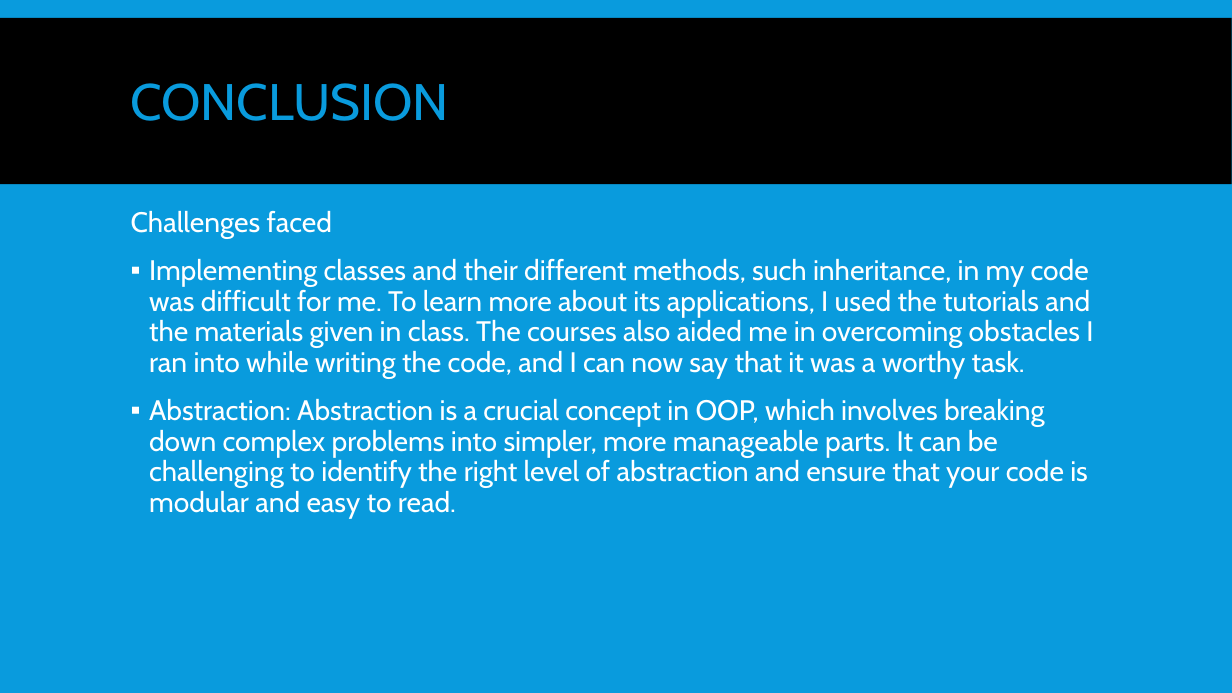
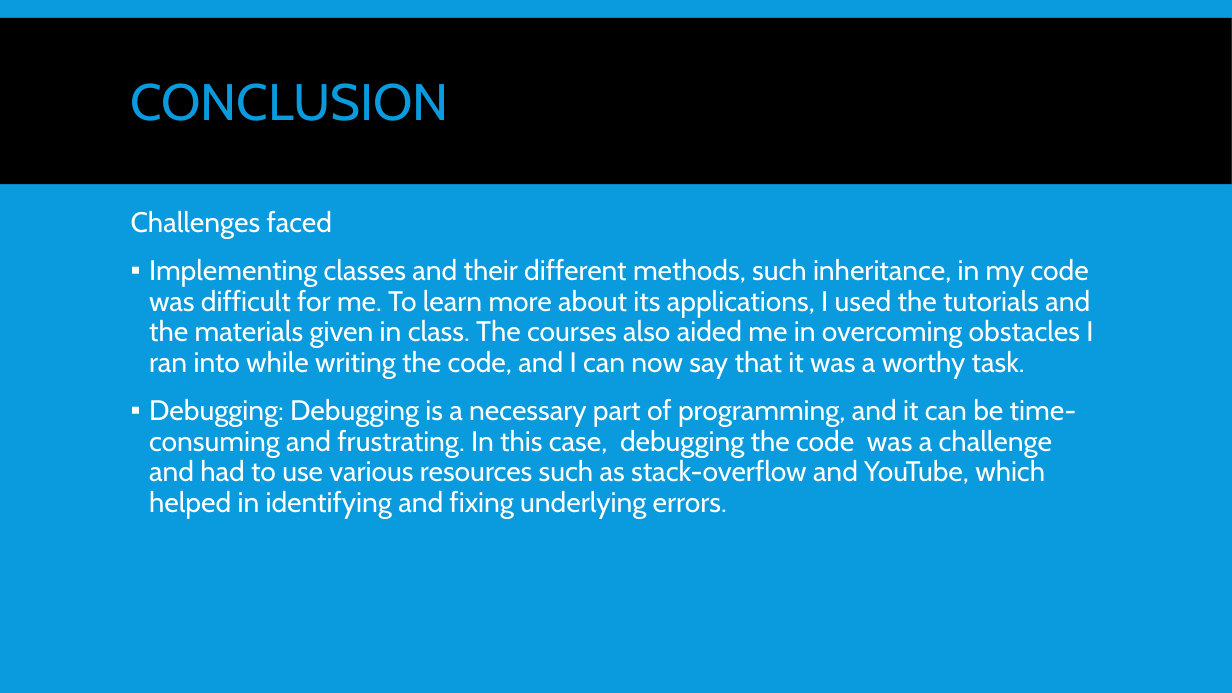
Before and after one commit to EdwinKingori/Blackjack_Game, a slide deck: slide 11 of PPA_Project_Presentation (Blackjack Game).pptx. Drawn at 1232x693 pixels with LibreOffice and Linux fonts; fonts in the diff are those of the drawing. Boxes give left, top, right and bottom in pixels: in the first picture for what was removed or moved away, otherwise in the second. Text is boxed around its words. In the diff, an @@ line names an element or a change of style, - is before the commit and + after.

```diff
--- a/PPA_Project_Presentation (Blackjack Game).pptx
+++ b/PPA_Project_Presentation (Blackjack Game).pptx
@@ text at bbox=[149, 398, 1077, 518]: text changed @@
-▪ Abstraction: Abstraction is a crucial concept in OOP, which involves breaking down complex problems into simpler, more manageable parts. It can be challenging to identify the right level of abstraction and ensure that your code is modular and easy to read.
+▪ Debugging: Debugging is a necessary part of programming, and it can be time-consuming and frustrating. In this case, debugging the code was a challenge and had to use various resources such as stack-overflow and YouTube, which helped in identifying and fixing underlying errors.
```
Also in this commit, not shown: 3 other slides changed, 1 slide removed, 1 other file.
